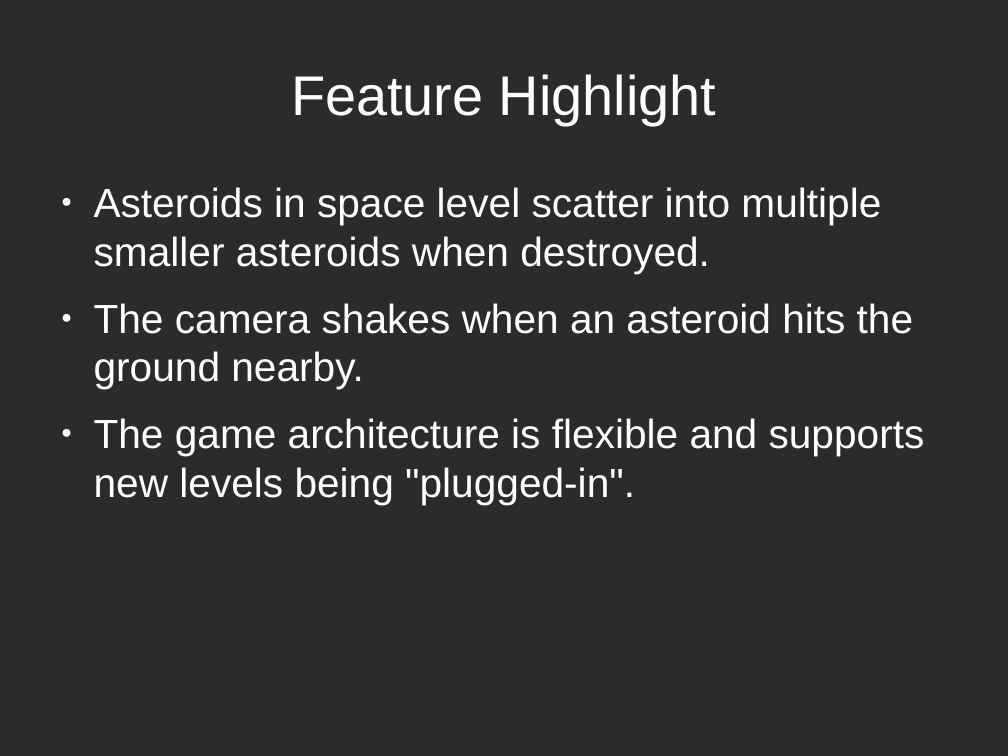
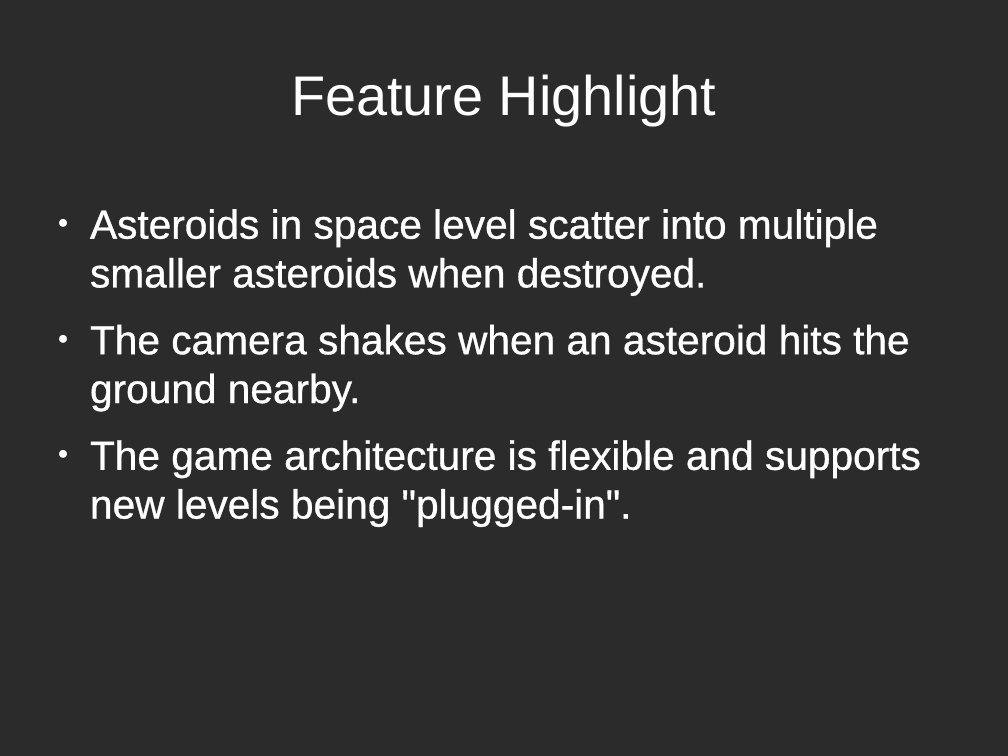
Before and after one commit to bobby-vandiver/cs485-xna-final, a slide deck: slide 9 of team3.odp. Drawn at 1008x756 pixels with LibreOffice and Linux fonts; fonts in the diff are those of the drawing; background and template pictures are left out; a plain dark background stands for a picture behind light text. Boxes give left, top, right and bottom in pixels: in the first picture for what was removed or moved away, otherwise in the second. Text is boxed around its words. In the diff, an @@ line names an element or a change of style, - is before the commit and + after.

Commit message:
Changing font color on slides.

```diff
--- a/team3.odp
+++ b/team3.odp
@@ text "Asteroids in space level scatter ...": place and size @@
-text "Asteroids in space level scatter ..." at (94, 187, 925, 505)
+text "Asteroids in space level scatter ..." at (90, 209, 921, 526)
@@ text "Asteroids in space level scatter ..." at (90, 209, 921, 526): letter outline none to #FFFFFF 0.75 pt @@
```
Also in this commit, not shown: 13 other slides changed.
